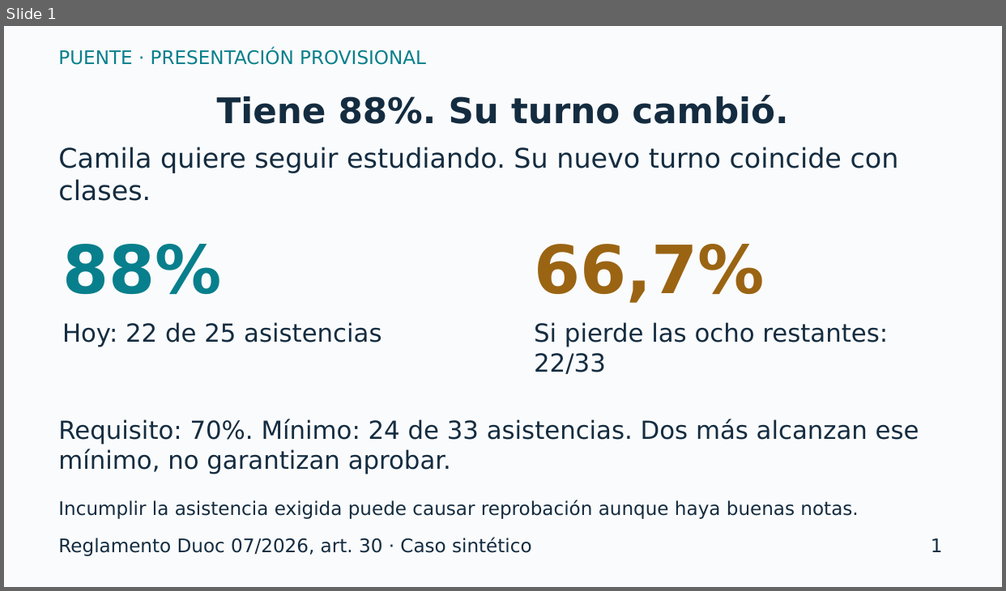
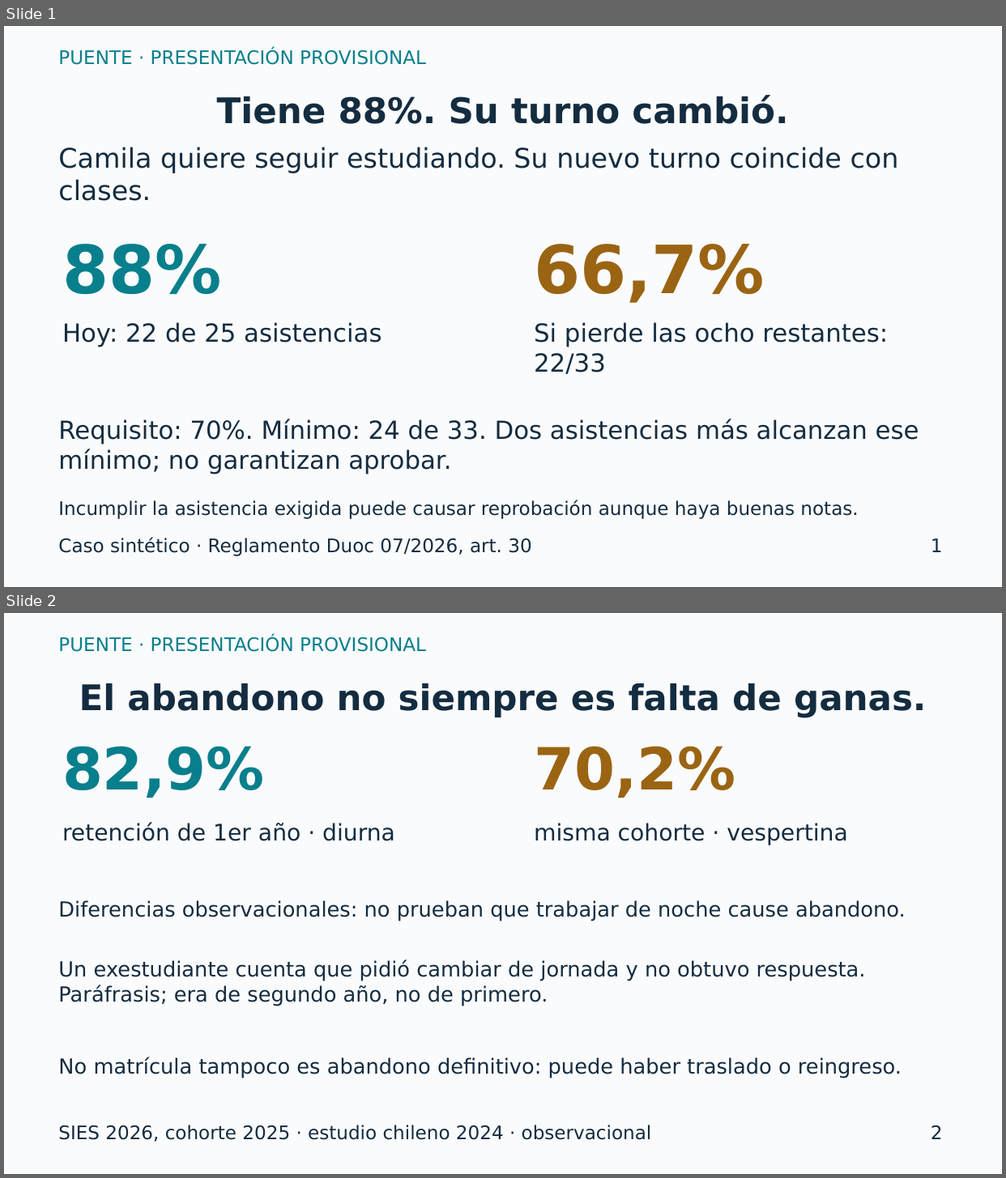
Before and after one commit to Ssj400/duoc-social, a slide deck: plan/preparacion/Pitch_Puente_provisional.pptx. Shown one above the other, each under a label of ours: slide 1 before the commit, slides 1 and 2 after it. The pictures are 1006x591 and 1006x1178 pixels, drawn with LibreOffice and Linux fonts; fonts in the diff are those of the drawing. Boxes give left, top, right and bottom in pixels: in the first picture for what was removed or moved away, otherwise in the second. Text is boxed around its words. In the diff, an @@ line names an element or a change of style, - is before the commit and + after.

```diff
--- a/plan/preparacion/Pitch_Puente_provisional.pptx
+++ b/plan/preparacion/Pitch_Puente_provisional.pptx
@@ slide 2 added at [4,613,1002,1174], background #FAFBFC @@
@@ text added at [58,636,426,652], 18 pt, text #087F8C @@
+PUENTE · PRESENTACIÓN PROVISIONAL
@@ title added at [79,683,926,718], 34 pt, text #142C40, bold @@
+El abandono no siempre es falta de ganas.
@@ text added at [62,746,264,798], 56 pt, text #087F8C, bold @@
+82,9%
@@ text added at [534,746,735,798], 56 pt, text #9A6413, bold @@
+70,2%
@@ text added at [62,822,395,841], 22 pt, text #142C40 @@
+retención de 1er año · diurna
@@ text added at [534,823,847,845], 22 pt, text #142C40 @@
+misma cohorte · vespertina
@@ text added at [58,901,906,922], 20 pt, text #142C40 @@
+Diferencias observacionales: no prueban que trabajar de noche cause abandono.
@@ text added at [58,960,866,1007], 20 pt, text #142C40 @@
+Un exestudiante cuenta que pidió cambiar de jornada y no obtuvo respuesta. Paráfrasis; era de segundo año, no de primero.
@@ text added at [58,1058,901,1079], 20 pt, text #142C40 @@
+No matrícula tampoco es abandono definitivo: puede haber traslado o reingreso.
@@ text added at [58,1125,652,1142], 18 pt, text #142C40 @@
+SIES 2026, cohorte 2025 · estudio chileno 2024 · observacional
@@ text added at [931,1126,943,1139], 18 pt, text #142C40 @@
+2
@@ slide 1 changed as well @@
@@ text at [58,419,919,475]: text changed @@
-Requisito: 70%. Mínimo: 24 de 33 asistencias. Dos más alcanzan ese mínimo, no garantizan aprobar.
+Requisito: 70%. Mínimo: 24 de 33. Dos asistencias más alcanzan ese mínimo; no garantizan aprobar.
@@ text at [58,537,531,557]: text changed @@
-Reglamento Duoc 07/2026, art. 30 · Caso sintético
+Caso sintético · Reglamento Duoc 07/2026, art. 30
```
Also in this commit, not shown: 4 other slides changed, 1 slide removed, 16 other files.
